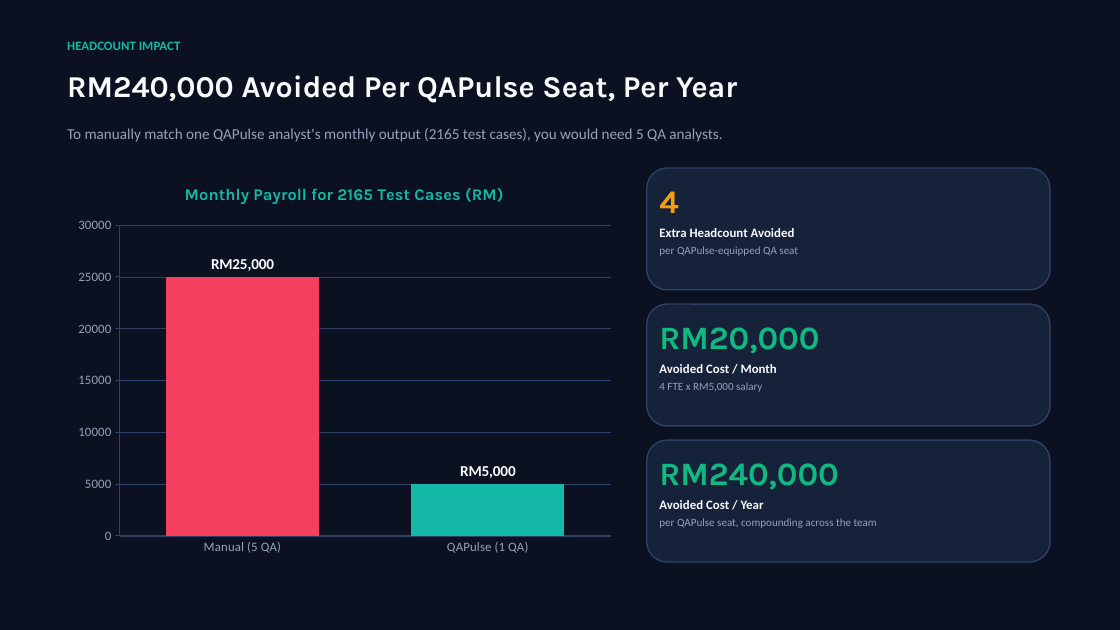
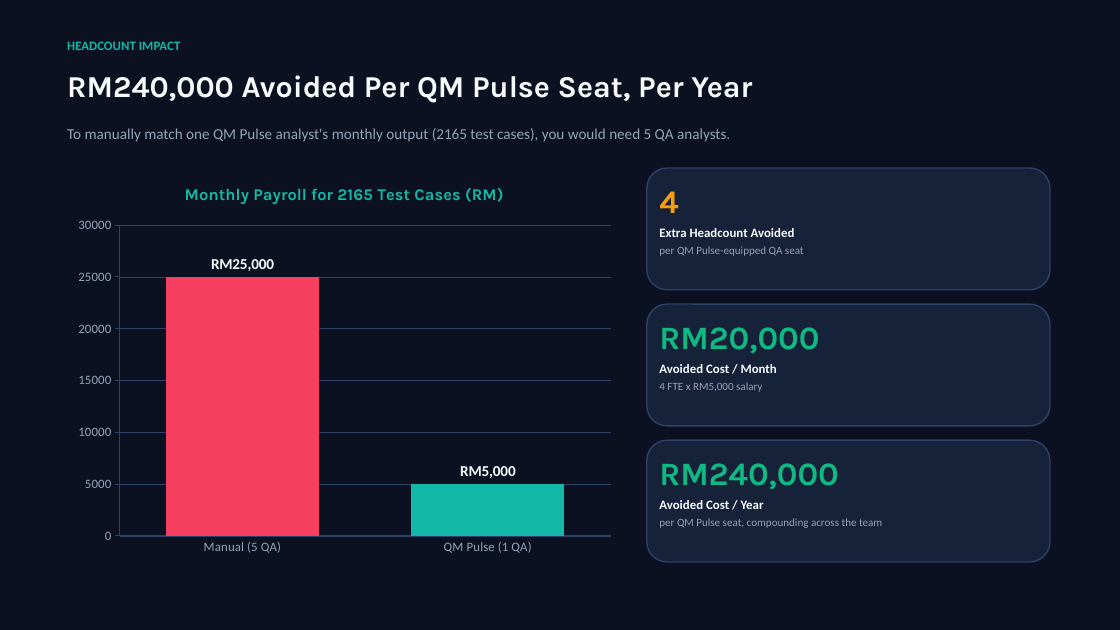
Before and after one commit to syamilsamat/QAPulse, a slide deck: slide 5 of QM_Pulse_ROI_Presentation.pptx. Drawn at 1120x630 pixels with LibreOffice and Linux fonts; fonts in the diff are those of the drawing. Boxes give left, top, right and bottom in pixels: in the first picture for what was removed or moved away, otherwise in the second. Text is boxed around its words. In the diff, an @@ line names an element or a change of style, - is before the commit and + after.

```diff
--- a/QM_Pulse_ROI_Presentation.pptx
+++ b/QM_Pulse_ROI_Presentation.pptx
@@ text at box(67, 75, 752, 103): text changed @@
-RM240,000 Avoided Per QAPulse Seat, Per Year
+RM240,000 Avoided Per QM Pulse Seat, Per Year
@@ text at box(67, 128, 730, 142): text changed @@
-To manually match one QAPulse analyst's monthly output (2165 test cases), you would need 5 QA analysts.
+To manually match one QM Pulse analyst's monthly output (2165 test cases), you would need 5 QA analysts.
@@ column chart at box(67, 168, 622, 563) @@
-categories: Manual (5 QA), QAPulse (1 QA)
+categories: Manual (5 QA), QM Pulse (1 QA)
@@ text at box(659, 246, 804, 256): text changed @@
-per QAPulse-equipped QA seat
+per QM Pulse-equipped QA seat
@@ text at box(659, 518, 882, 528): text changed @@
-per QAPulse seat, compounding across the team
+per QM Pulse seat, compounding across the team
```
Also in this commit, not shown: 8 other slides changed, 7 other files.
